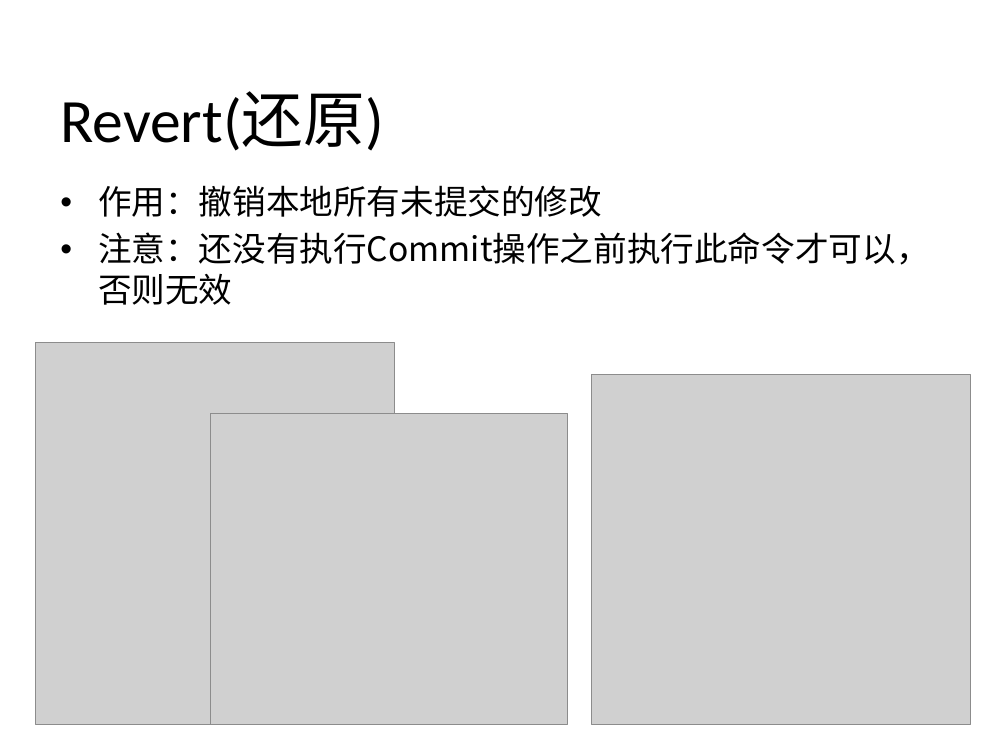
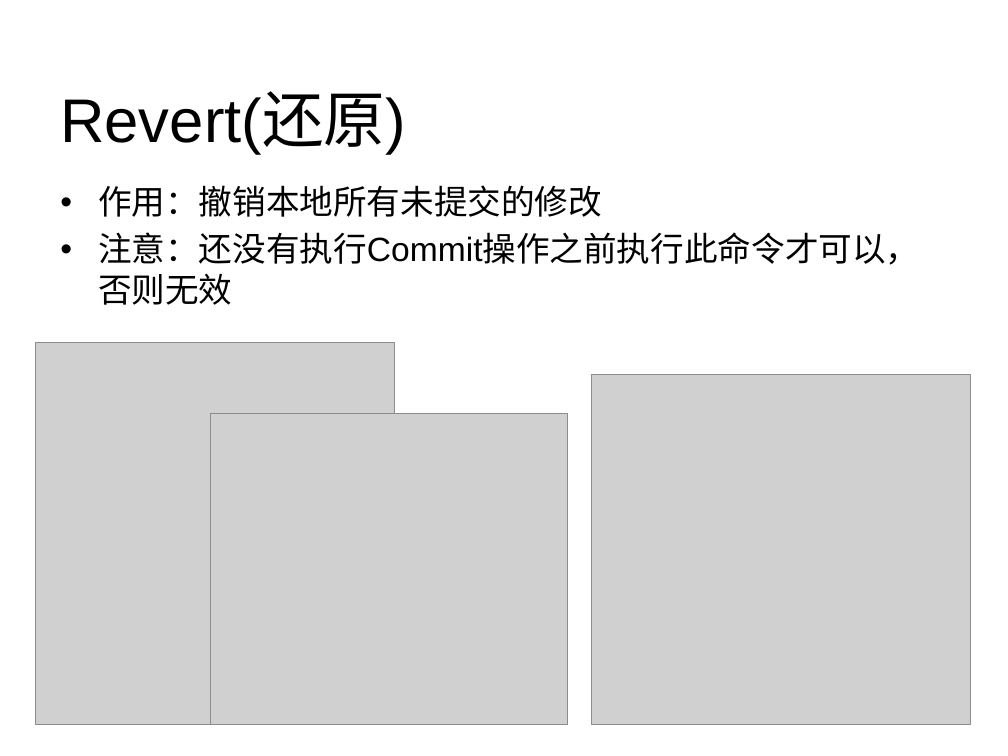
Before and after one commit to 39627020/learngit, a slide deck: slide 27 of 版本控制软件-SVN.pptx (slide 28 before the commit). Drawn at 1008x756 pixels with LibreOffice and Linux fonts; fonts in the diff are those of the drawing; grey boxes stand for pictures; background and template pictures are left out. Boxes give left, top, right and bottom in pixels: in the first picture for what was removed or moved away, otherwise in the second. Text is boxed around its words. In the diff, an @@ line names an element or a change of style, - is before the commit and + after.

```diff
--- a/版本控制软件-SVN.pptx
+++ b/版本控制软件-SVN.pptx
@@ text "Revert(还原)" at box(60, 93, 406, 154): font Calibri to Arial @@
@@ text "作用：撤销本地所有未提交的修改" at box(98, 185, 919, 305): font Calibri to Arial in "作用：撤销本地所有未提交的修改"; font Noto Sans CJK SC to Arial in "注意：还没有执行Commit操作之前执行此命令才可以，否则无效" @@
```
Also in this commit, not shown: 24 other slides changed, 1 slide removed, 1 other file.
